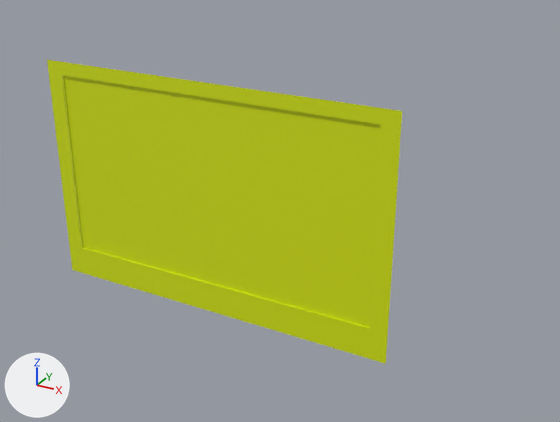
A saved change to the FBX model UE5_job/Content/Models/crt_monitor.fbx.
Both versions are drawn from a camera (50 mm lens) standing at (0.67, -1.359, 0.807) and looking at (0.089, -0.303, 0.279). The axes (+X, +Y, +Z) are drawn at lower left. The lights are the same throughout. The older version comes first. Where no turn or scale is listed for an object, it has been applied to the vertices.
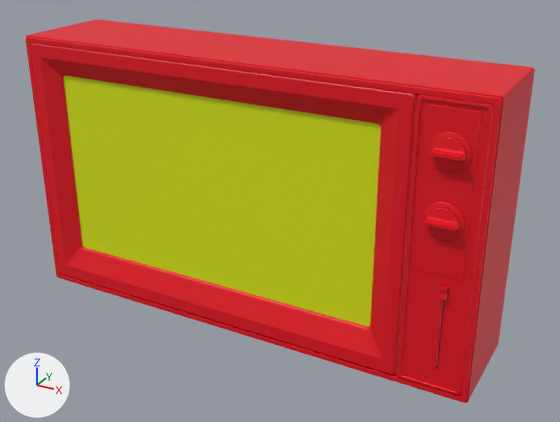
Where the newer file only moved an object's origin or applied its transform, the numbers keep the older frame.

Pixel boxes [x1, y1, x2, y2] of what changed, in the pictures (560 x 422 px):
'Plane.001', reshaped, moved, rescaled, recoloured (9% wider, 9% taller): before [47, 60, 402, 364]; after [30, 43, 417, 374]
'Plane.003', added: after [26, 19, 535, 403]
'Plane.002', added (red): after [397, 95, 494, 395]
'Plane.004', added: after [26, 37, 502, 403]
'Cube.001', added (red): after [414, 104, 482, 281]
'Cylinder.001', added (red): after [423, 132, 472, 242]
'Cube.002', added: after [439, 286, 448, 301]
part 1 of me_plane_001, deleted (yellow): before [47, 60, 402, 364]
part 2 of me_plane_001, added (red): after [30, 43, 417, 374]

The edits, one by one:
Material 'Material.001' (mat_material_001) is new.
Its base color is (0.8, 0.0, 0.00979) (red #e70019).
me_plane_001 is used by ob_plane_001; location (0.0, -0.385, 0.319); rotation (1.571, 0.0, 0.0), in degrees (90, 0, 0); scale (1.78, 1.0, 1.0).
Verts and faces of me_plane_001; kept vertices keep their numbers, new ones are numbered from 12.
Before the commit, vertices of me_plane_001: 0 (-0.165, -0.165, 0.001) at pixel (81, 247), 1 (0.165, -0.165, 0.001) at pixel (369, 328), 2 (-0.165, 0.165, 0.001) at pixel (61, 75), 3 (0.165, 0.165, 0.001) at pixel (380, 124), 4 (-0.165, -0.165, -0.026).
Before the commit, vertices of me_plane_001: 5 (0.165, -0.165, -0.026), 6 (-0.165, 0.165, -0.026), 7 (0.165, 0.165, -0.026), 8 (-0.182, -0.22, 0.001) at pixel (72, 270), 9 (0.182, -0.22, 0.001) at pixel (385, 363).
Before the commit, vertices of me_plane_001: 10 (-0.182, 0.189, 0.001) at pixel (46, 59), 11 (0.182, 0.189, 0.001) at pixel (402, 110).
me_plane_001 had 12 vertices, 8 faces and spanned x -0.182..0.182, y -0.22..0.189, z -0.026..0.001.
me_plane_001 no longer uses material mat_material_002 (yellow #d7e700).
me_plane_001 now has 288 vertices, 264 faces and spans x -34.486..34.59, y 9.237..53.818, z 34.76..40.116.
Part 1, on me_plane_001:
Vertices deleted: 0 to 11 (with the faces that use them).
Part 2, on me_plane_001:
272 vertices are added at x -34.486..34.59, y 9.237..53.818, z 34.76..40.116.
6 new vertices lie (0.0, 0.001, 2.395) away from vertices in x -29.263..29.264, y 15.55..15.732, z 35.885.
5 new vertices lie (0.089, -0.099, 0.0) away from vertices in x 29.178..34.455, y 48.235..53.678, z 34.76..40.112.
5 new vertices lie (0.067, 0.075, 0.0) away from vertices in x -32.273..-29.238, y 48.18..51.296, z 35.885..40.114.
264 new faces join them.
me_plane_001 gains material mat_material_001 (red #e70019).
Mesh me_plane_004 is new.
It has 96 vertices, 84 faces and spans x -0.354..0.457, y -0.401..-0.381, z 0.082..0.547.
It uses material mat_material_001 (red #e70019).
Mesh me_cylinder_002 is new.
It has 768 vertices, 642 faces and spans x 0.37..0.428, y -0.419..-0.346, z 0.337..0.495.
It uses material mat_material_001 (red #e70019).
Mesh me_plane_003 is new.
It has 120 vertices, 113 faces and spans x -0.356..0.459, y -0.396..-0.192, z 0.08..0.549.
It uses material mat_material_001 (red #e70019).
Mesh me_cube_001 is new.
It has 40 vertices, 33 faces and spans x 0.362..0.434, y -0.401..-0.271, z 0.283..0.526.
It uses material mat_material_001 (red #e70019).
Mesh me_cube_002 is new.
It has 128 vertices, 126 faces and spans x 0.4038..0.413, y -0.4069..-0.3992, z 0.2477..0.2672.
It uses material mat_material_001 (red #e70019).
Mesh me_plane_002 is new.
It has 92 vertices, 85 faces and spans x 0.347..0.449, y -0.402..-0.343, z 0.093..0.538.
It uses material mat_material_001 (red #e70019).
Object 'Plane.001' (ob_plane_001) moves from (0.0, -0.385, 0.319) to (0.0, 0.0, 0.0).
Object 'Plane.001' (ob_plane_001) is rescaled from (1.78, 1.0, 1.0) to (0.01, 0.01, 0.01).
Object 'Plane.004' (ob_plane_004) is new; it shows me_plane_004.
Its location is (0.0, 0.0, 0.0).
Object 'Cylinder.001' (ob_cylinder_001) is new; it shows me_cylinder_002.
Its location is (0.0, 0.0, 0.0).
Object 'Plane.003' (ob_plane_003) is new; it shows me_plane_003.
Its location is (0.0, 0.0, 0.0).
Object 'Cube.001' (ob_cube_001) is new; it shows me_cube_001.
Its location is (0.0, 0.0, 0.0).
Object 'Cube.002' (ob_cube_002) is new; it shows me_cube_002.
Its location is (0.0, 0.0, 0.0).
Object 'Plane.002' (ob_plane_002) is new; it shows me_plane_002.
Its location is (0.0, 0.0, 0.0).
